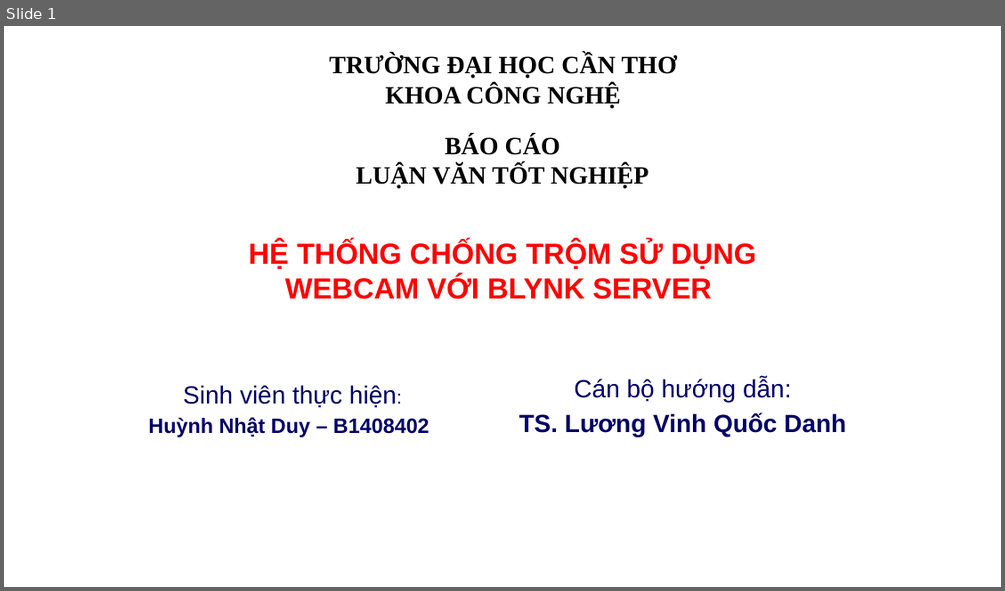
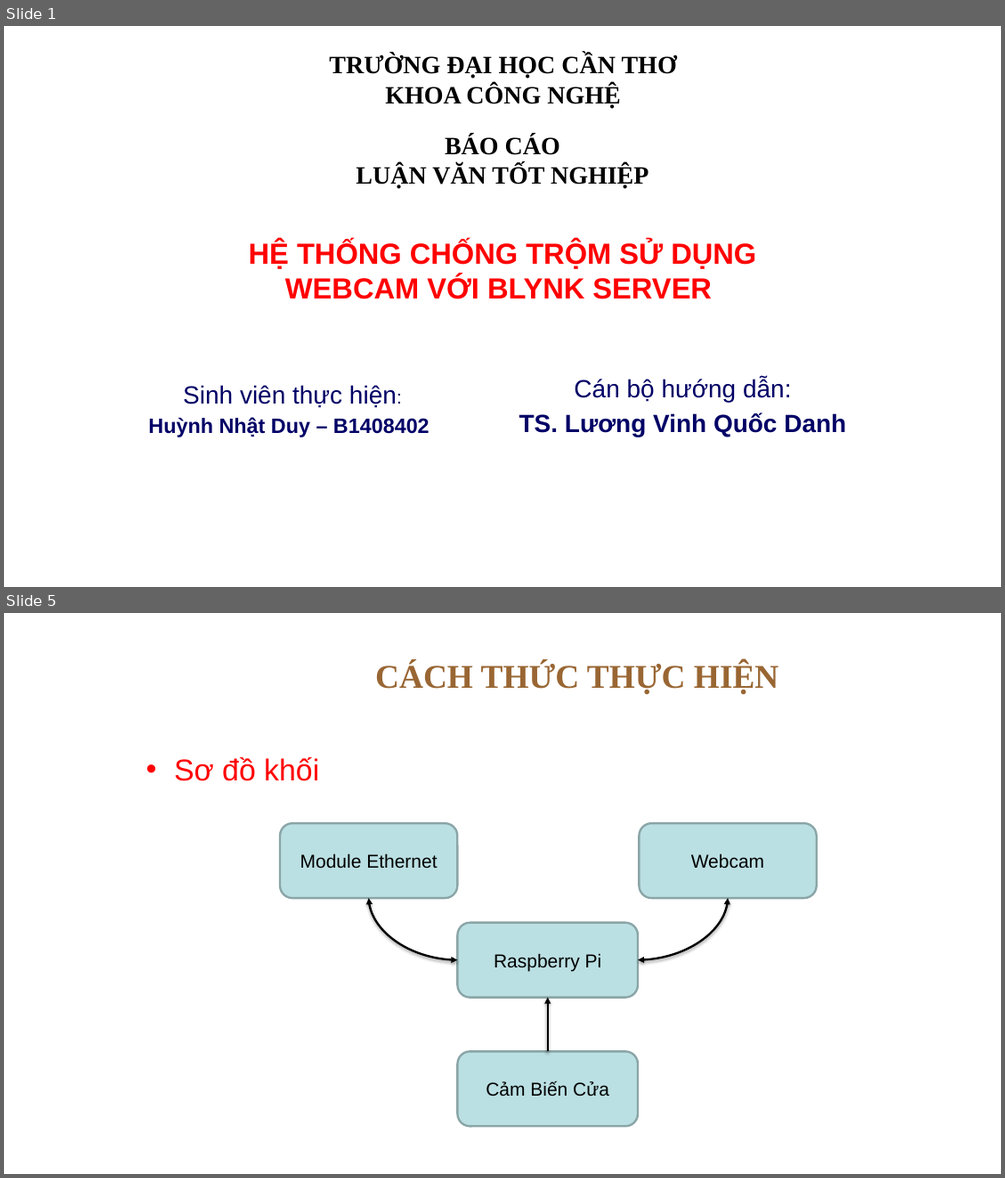
Before and after one commit to nhatduyEE/Master, a slide deck: BaoCao/baoCao.pptx. Shown one above the other, each under a label of ours: slide 1 before the commit, slides 1 and 5 after it; the slides between them are not shown. The pictures are 1005x591 and 1005x1178 pixels, drawn with LibreOffice and Linux fonts; fonts in the diff are those of the drawing; background and template pictures are left out. Boxes give left, top, right and bottom in pixels: in the first picture for what was removed or moved away, otherwise in the second. Text is boxed around its words. In the diff, an @@ line names an element or a change of style, - is before the commit and + after.

```diff
--- a/BaoCao/baoCao.pptx
+++ b/BaoCao/baoCao.pptx
@@ slide 5 added at [4, 613, 1001, 1174], background picture (left out) @@
@@ title added at [375, 662, 778, 694], 32 pt, text #996633, bold @@
+CÁCH THỨC THỰC HIỆN
@@ text added at [174, 757, 319, 781], 29 pt, text #FF0000 @@
+• Sơ đồ khối
@@ rounded rectangle added at [280, 823, 457, 898], fill #BBE0E3, outline #8AA6A8 2 pt, 18 pt, text #000000 @@
+Module Ethernet
@@ rounded rectangle added at [639, 823, 816, 898], fill #BBE0E3, outline #8AA6A8 2 pt, 18 pt, text #000000 @@
+Webcam
@@ curved double arrow added from (369, 898) to (457, 960), #000000 2 pt @@
@@ curved double arrow added from (638, 960) to (728, 898), #000000 2 pt @@
@@ rounded rectangle added at [457, 923, 638, 997], fill #BBE0E3, outline #8AA6A8 2 pt, 18 pt, text #000000 @@
+Raspberry Pi
@@ arrow added from (548, 1051) to (548, 997), #000000 2 pt @@
@@ rounded rectangle added at [457, 1051, 638, 1126], fill #BBE0E3, outline #8AA6A8 2 pt, 18 pt, text #000000 @@
+Cảm Biến Cửa
```
Also in this commit, not shown: 5 slides changed, 11 other slides added, 7 other files.
